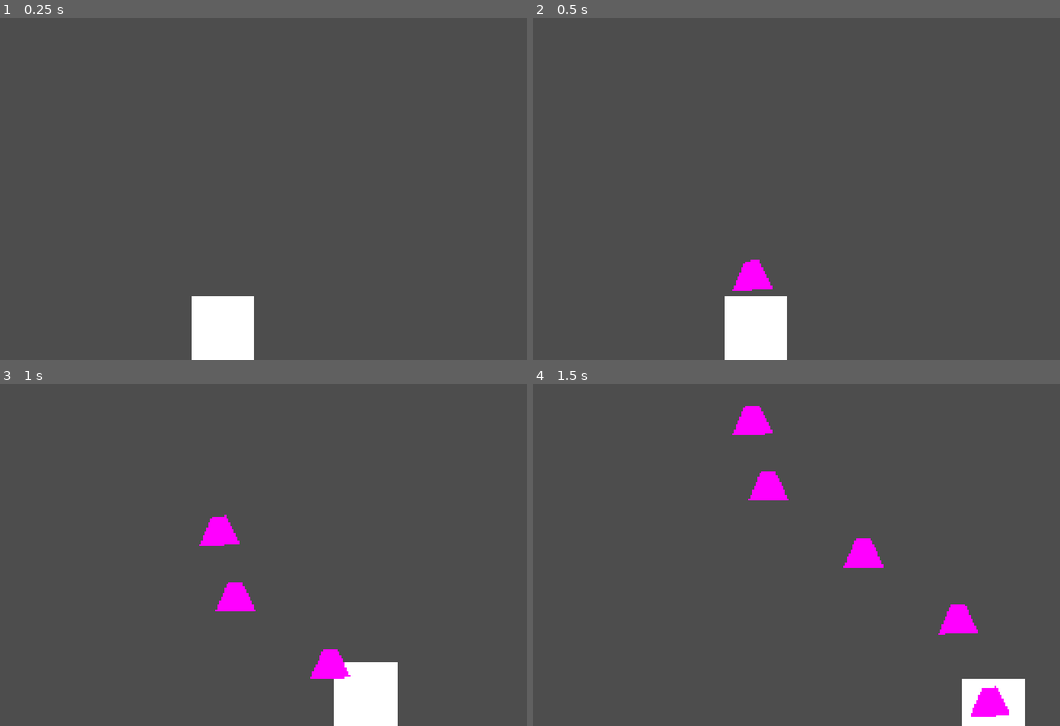
Above: before the commit, frames 1-4 (two rows, left to right).
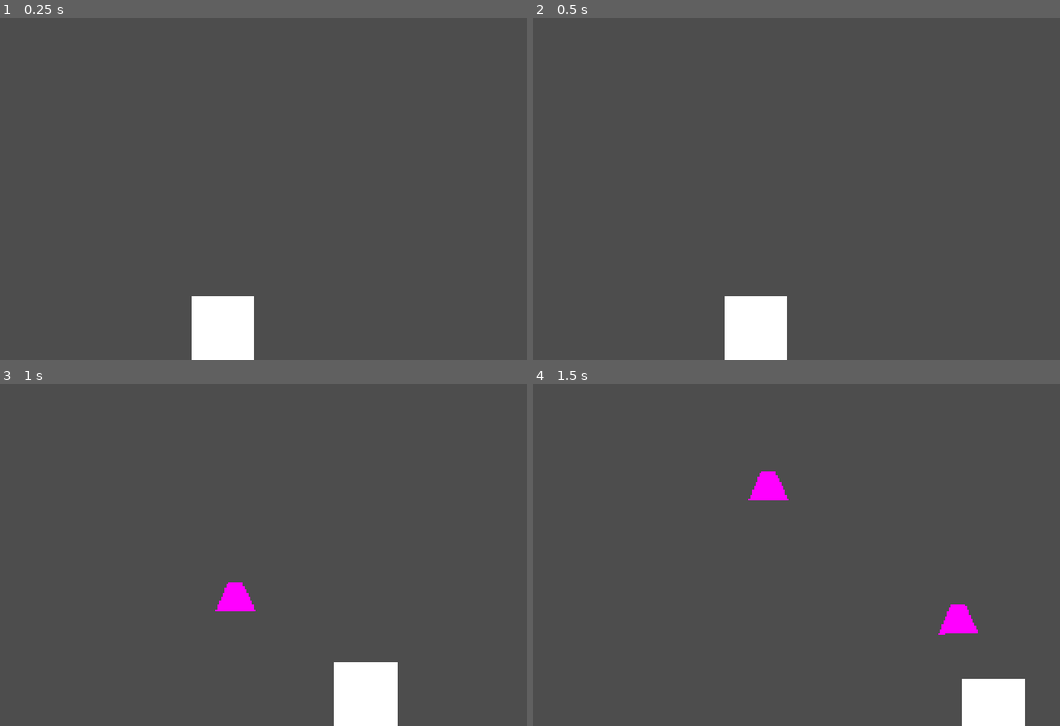
Above: after the commit, the same moments.

Repository: cN3rd/ggj2026
Game: Godot game, scene res://main.tscn
The game is run twice, just before and just after one commit, with the same random seed, the same clock (stepped at 60 frames per second) and the same inputs.
Inputs:
- Up to frame 1 (0.25 s): no input
- Up to frame 2 (0.5 s): no input
- Up to frame 3 (1 s): hold D (right) from 0.53 s (still down)
- Up to frame 4 (1.5 s): release D (right) at 1.28 s; hold S (down) from 1.28 s (still down)

Frame 1 is identical in both runs. In frame 2, 0.4% of the frame differs, in the area x 37-46%, y 70-80%; in frame 3, 0.9%; in frame 4, 1.3%, in the area x 37-91%, y 6-98%.

Commit message:
Weapon types and heal timer

Diff:
--- a/main.tscn
+++ b/main.tscn
@@ -4,6 +4,7 @@
 [ext_resource type="Script" uid="uid://cov6162x2erkx" path="res://scripts/emitter.gd" id="2_0xm2m"]
 [ext_resource type="PackedScene" uid="uid://bfwuy58ie633m" path="res://weapons/weapon1.tscn" id="3_1bvp3"]
 [ext_resource type="PackedScene" uid="uid://biuja7qx0t6q0" path="res://scrolling_shot.tscn" id="3_h2yge"]
+[ext_resource type="PackedScene" uid="uid://db6oms5y1q174" path="res://weapons/weapon2.tscn" id="4_7mycd"]
 [ext_resource type="Script" uid="uid://6gbkaeb8b0fs" path="res://scripts/enemy.gd" id="4_lquwl"]
 
 [sub_resource type="CircleShape2D" id="CircleShape2D_7dm0k"]
@@ -98,11 +99,18 @@
 
 [node name="Weapons" type="Node2D" parent="Player" unique_id=1895541199]
 
-[node name="Weapon" type="Node2D" parent="Player/Weapons" unique_id=571644371 node_paths=PackedStringArray("shot_layer")]
+[node name="Weapon1" type="Node2D" parent="Player/Weapons" unique_id=571644371 node_paths=PackedStringArray("shot_layer")]
 script = ExtResource("2_0xm2m")
 shot = ExtResource("3_1bvp3")
+shot_time = 0.6
+shot_layer = NodePath("../../../shot_layer")
+
+[node name="Weapon2" type="Node2D" parent="Player/Weapons" unique_id=1473051817 node_paths=PackedStringArray("shot_layer")]
+script = ExtResource("2_0xm2m")
+shot = ExtResource("4_7mycd")
 shot_time = 0.3
 shot_layer = NodePath("../../../shot_layer")
+active = false
 
 [node name="shot_layer" type="Node2D" parent="." unique_id=1350823798]
 
--- a/scripts/emitter.gd
+++ b/scripts/emitter.gd
@@ -9,6 +9,8 @@
 var timer : float = 0
 
 func _physics_process(delta: float) -> void:
+	if !active:
+		return
 	timer += delta
 	if timer >= shot_time:
 		var shotInstance : Node2D = shot.instantiate()
--- a/scripts/player.gd
+++ b/scripts/player.gd
@@ -2,10 +2,17 @@
 
 #東能
 
+@onready var weapons: Node2D = $Weapons
+const WEAPON_HEALTH_LEVELS = [50]
 const SCREEN_SIZE = Vector2(1920, 1080)
 const SPEED = 1000
-@export var health : int = 100
+const MAX_HEALTH = 100
+const HEAL_MIN_TIME = 5.0
+const HEAL_REPEAT_TIME = 0.03
+@export var health : int = MAX_HEALTH
 @export var margin : float = 50
+var last_active_weapon : int = 0
+var heal_timer : float = 0
 
 # Called when the node enters the scene tree for the first time.
 func _ready() -> void:
@@ -13,11 +20,23 @@
 
 
 func _physics_process(delta: float) -> void:
+	if health <= 0:
+		return
 	var direction := Input.get_vector("left", "right", "up", "down")
 	position += direction * SPEED * delta
 	position.x = clampf(position.x, margin, SCREEN_SIZE.x - margin)
 	position.y = clampf(position.y, margin, SCREEN_SIZE.y - margin)
-
+	var current_weapon = 0
+	while current_weapon < WEAPON_HEALTH_LEVELS.size() && health < WEAPON_HEALTH_LEVELS[current_weapon]:
+		current_weapon += 1
+	if current_weapon != last_active_weapon:
+		last_active_weapon = current_weapon
+		_set_active_weapon(current_weapon)
+	if health < MAX_HEALTH:
+		heal_timer += delta
+		while health < MAX_HEALTH && heal_timer > HEAL_MIN_TIME:
+			heal_timer -= HEAL_REPEAT_TIME
+			health += 1
 
 func _on_area_entered(area: Area2D) -> void:
 	var shot: Shot = area.get_parent() as Shot
@@ -29,7 +48,20 @@
 	shot.impact.emit()
 	var damage := shot.damage
 	if health > damage:
+		heal_timer = 0
 		health -= damage
 	else:
+		#TODO explosion animation
 		health = 0
-		get_tree().reload_current_scene()
+		_set_active_weapon(-1)
+		#TODO delay until explosion animation finished
+		#TODO game over screen
+		get_tree().call_deferred('reload_current_scene')
+
+func _set_active_weapon(which: int) -> void:
+	for child in weapons.get_children():
+		var weapon := child as Emitter
+		if weapon == null:
+			continue
+		weapon.active = (which == 0)
+		which -= 1
--- a/scrolling_shot.tscn
+++ b/scrolling_shot.tscn
@@ -42,7 +42,7 @@
 [node name="scrolling_shot" type="Node2D" unique_id=1341587783]
 
 [node name="Shot" parent="." unique_id=143353712 instance=ExtResource("1_igr5w")]
-position = Vector2(0, 1000)
+damage = 20
 
 [node name="AnimationPlayer" type="AnimationPlayer" parent="." unique_id=948720595]
 libraries/ = SubResource("AnimationLibrary_1bvp3")
--- /dev/null
+++ b/weapons/weapon2.tscn
@@ -0,0 +1,136 @@
+[gd_scene format=3 uid="uid://db6oms5y1q174"]
+
+[ext_resource type="Script" uid="uid://dg5u4yfnmgi47" path="res://scripts/shot.gd" id="1_li53o"]
+
+[sub_resource type="CircleShape2D" id="CircleShape2D_dit84"]
+radius = 20.0
+
+[sub_resource type="Animation" id="Animation_4vpdc"]
+length = 0.001
+tracks/0/type = "bezier"
+tracks/0/imported = false
+tracks/0/enabled = true
+tracks/0/path = NodePath("Shot1:position:x")
+tracks/0/interp = 1
+tracks/0/loop_wrap = true
+tracks/0/keys = {
+"handle_modes": PackedInt32Array(0),
+"points": PackedFloat32Array(0, -0.25, 0, 0.25, 0),
+"times": PackedFloat32Array(0)
+}
+tracks/1/type = "bezier"
+tracks/1/imported = false
+tracks/1/enabled = true
+tracks/1/path = NodePath("Shot1:position:y")
+tracks/1/interp = 1
+tracks/1/loop_wrap = true
+tracks/1/keys = {
+"handle_modes": PackedInt32Array(0),
+"points": PackedFloat32Array(0, -0.25, 0, 0.25, 0),
+"times": PackedFloat32Array(0)
+}
+
+[sub_resource type="Animation" id="Animation_amxoe"]
+resource_name = "shot_movement"
+length = 3.0
+tracks/0/type = "method"
+tracks/0/imported = false
+tracks/0/enabled = true
+tracks/0/path = NodePath(".")
+tracks/0/interp = 1
+tracks/0/loop_wrap = true
+tracks/0/keys = {
+"times": PackedFloat32Array(3),
+"transitions": PackedFloat32Array(1),
+"values": [{
+"args": [],
+"method": &"queue_free"
+}]
+}
+tracks/1/type = "bezier"
+tracks/1/imported = false
+tracks/1/enabled = true
+tracks/1/path = NodePath("Shot1:position:x")
+tracks/1/interp = 1
+tracks/1/loop_wrap = true
+tracks/1/keys = {
+"handle_modes": PackedInt32Array(0, 0),
+"points": PackedFloat32Array(0, -0.25, 0, 0, 0, 2800, -0.8333334, 0, 0, 0),
+"times": PackedFloat32Array(0, 3)
+}
+tracks/2/type = "bezier"
+tracks/2/imported = false
+tracks/2/enabled = true
+tracks/2/path = NodePath("Shot1:position:y")
+tracks/2/interp = 1
+tracks/2/loop_wrap = true
+tracks/2/keys = {
+"handle_modes": PackedInt32Array(2, 0),
+"points": PackedFloat32Array(0, 0, 0, 0, 0, -800, -3, 0, 0, 0),
+"times": PackedFloat32Array(0, 3)
+}
+tracks/3/type = "bezier"
+tracks/3/imported = false
+tracks/3/enabled = true
+tracks/3/path = NodePath("Shot2:position:x")
+tracks/3/interp = 1
+tracks/3/loop_wrap = true
+tracks/3/keys = {
+"handle_modes": PackedInt32Array(0, 0),
+"points": PackedFloat32Array(0, -0.25, 0, 0, 0, -2800, -0.8333334, 0, 0, 0),
+"times": PackedFloat32Array(0, 3)
+}
+tracks/4/type = "bezier"
+tracks/4/imported = false
+tracks/4/enabled = true
+tracks/4/path = NodePath("Shot2:position:y")
+tracks/4/interp = 1
+tracks/4/loop_wrap = true
+tracks/4/keys = {
+"handle_modes": PackedInt32Array(0, 0),
+"points": PackedFloat32Array(0, 0, 0, 0, 0, -800, -3, 0, 0, 0),
+"times": PackedFloat32Array(0, 3)
+}
+
+[sub_resource type="AnimationLibrary" id="AnimationLibrary_ndfm1"]
+_data = {
+&"RESET": SubResource("Animation_4vpdc"),
+&"shot_movement": SubResource("Animation_amxoe")
+}
+
+[node name="Weapon2" type="Node2D" unique_id=535077949]
+
+[node name="Shot1" type="Node2D" parent="." unique_id=477710227]
+script = ExtResource("1_li53o")
+
+[node name="Area2D" type="Area2D" parent="Shot1" unique_id=1188837913]
+collision_layer = 2
+collision_mask = 2
+
+[node name="CollisionShape2D" type="CollisionShape2D" parent="Shot1/Area2D" unique_id=113801648]
+shape = SubResource("CircleShape2D_dit84")
+
+[node name="Polygon2D" type="Polygon2D" parent="Shot1/Area2D" unique_id=1673005602]
+color = Color(1, 0, 1, 1)
+polygon = PackedVector2Array(-34, -61, 11, -62, 54, 29, -74, 32)
+uv = PackedVector2Array(-200, -31, -31, -22, -60, 55, -204, 40)
+
+[node name="Shot2" type="Node2D" parent="." unique_id=1280581788]
+position = Vector2(-2800, -800)
+script = ExtResource("1_li53o")
+
+[node name="Area2D" type="Area2D" parent="Shot2" unique_id=1576228274]
+collision_layer = 2
+collision_mask = 2
+
+[node name="CollisionShape2D" type="CollisionShape2D" parent="Shot2/Area2D" unique_id=1043723297]
+shape = SubResource("CircleShape2D_dit84")
+
+[node name="Polygon2D" type="Polygon2D" parent="Shot2/Area2D" unique_id=1116562549]
+color = Color(1, 0, 1, 1)
+polygon = PackedVector2Array(-34, -61, 11, -62, 54, 29, -74, 32)
+uv = PackedVector2Array(-200, -31, -31, -22, -60, 55, -204, 40)
+
+[node name="AnimationPlayer" type="AnimationPlayer" parent="." unique_id=1204386962]
+libraries/ = SubResource("AnimationLibrary_ndfm1")
+autoplay = &"shot_movement"
